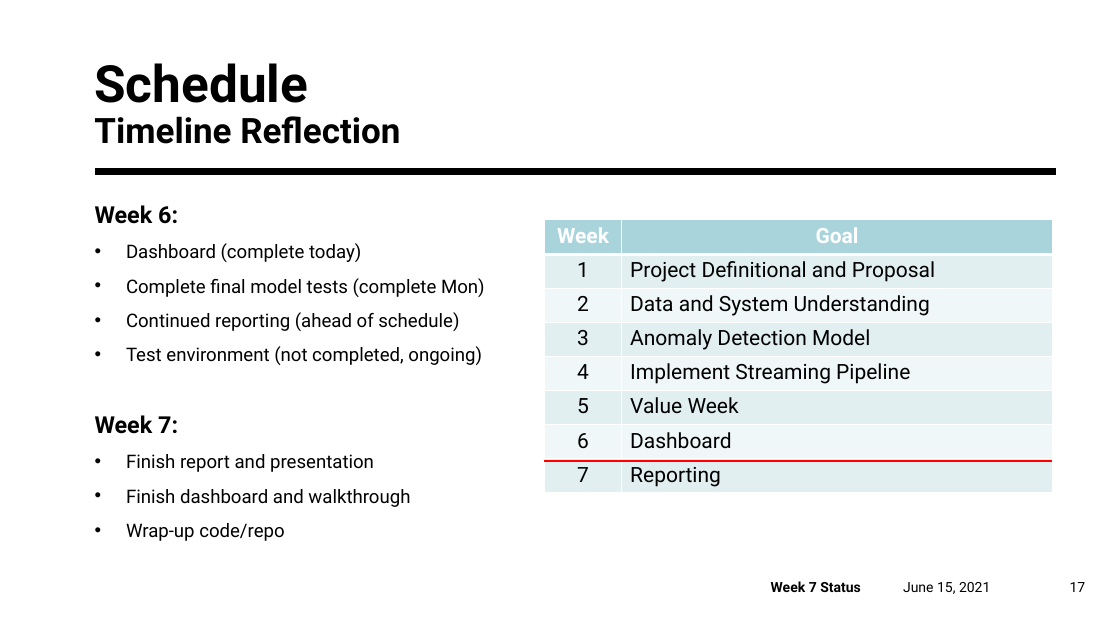
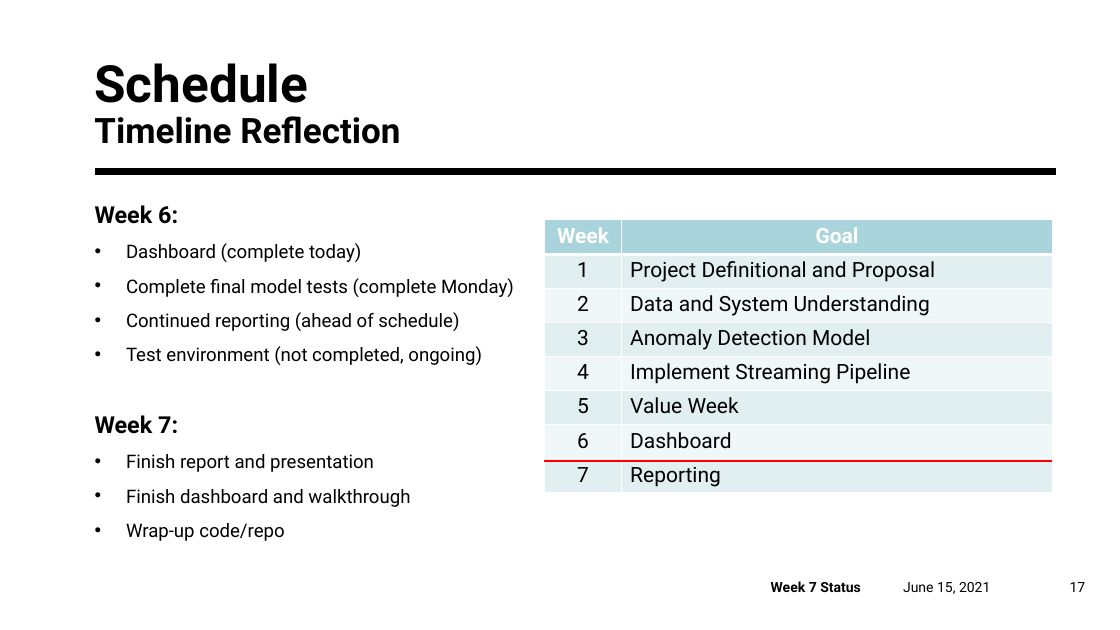
Before and after one commit to ubco-mds-2020-labs/w2020-data599-capstone-projects-ubc-udl, a slide deck: slide 17 of weekly-updates/20210615_progress.pptx. Drawn at 1120x630 pixels with LibreOffice and Linux fonts; fonts in the diff are those of the drawing. Boxes give left, top, right and bottom in pixels: in the first picture for what was removed or moved away, otherwise in the second. Text is boxed around its words. In the diff, an @@ line names an element or a change of style, - is before the commit and + after.

```diff
--- a/weekly-updates/20210615_progress.pptx
+++ b/weekly-updates/20210615_progress.pptx
@@ text at (x1=126, y1=278, x2=514, y2=297): text changed @@
-• Complete final model tests (complete Mon)
+• Complete final model tests (complete Monday)
```
Also in this commit, not shown: 3 other slides changed, 2 slides removed.
